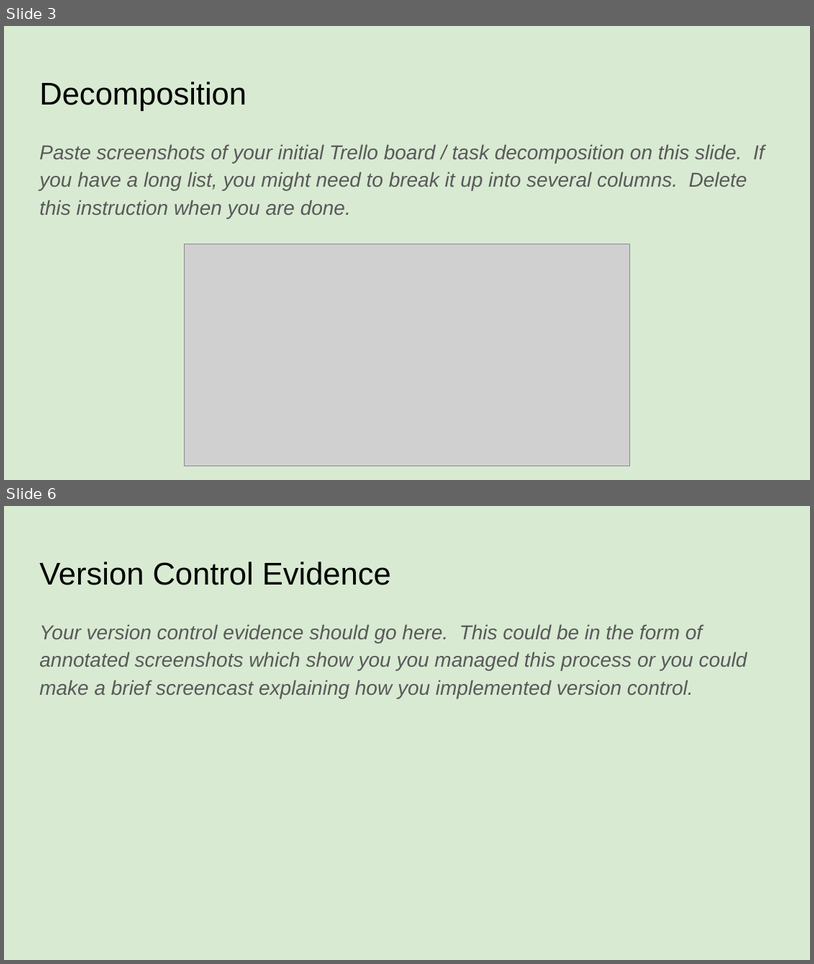
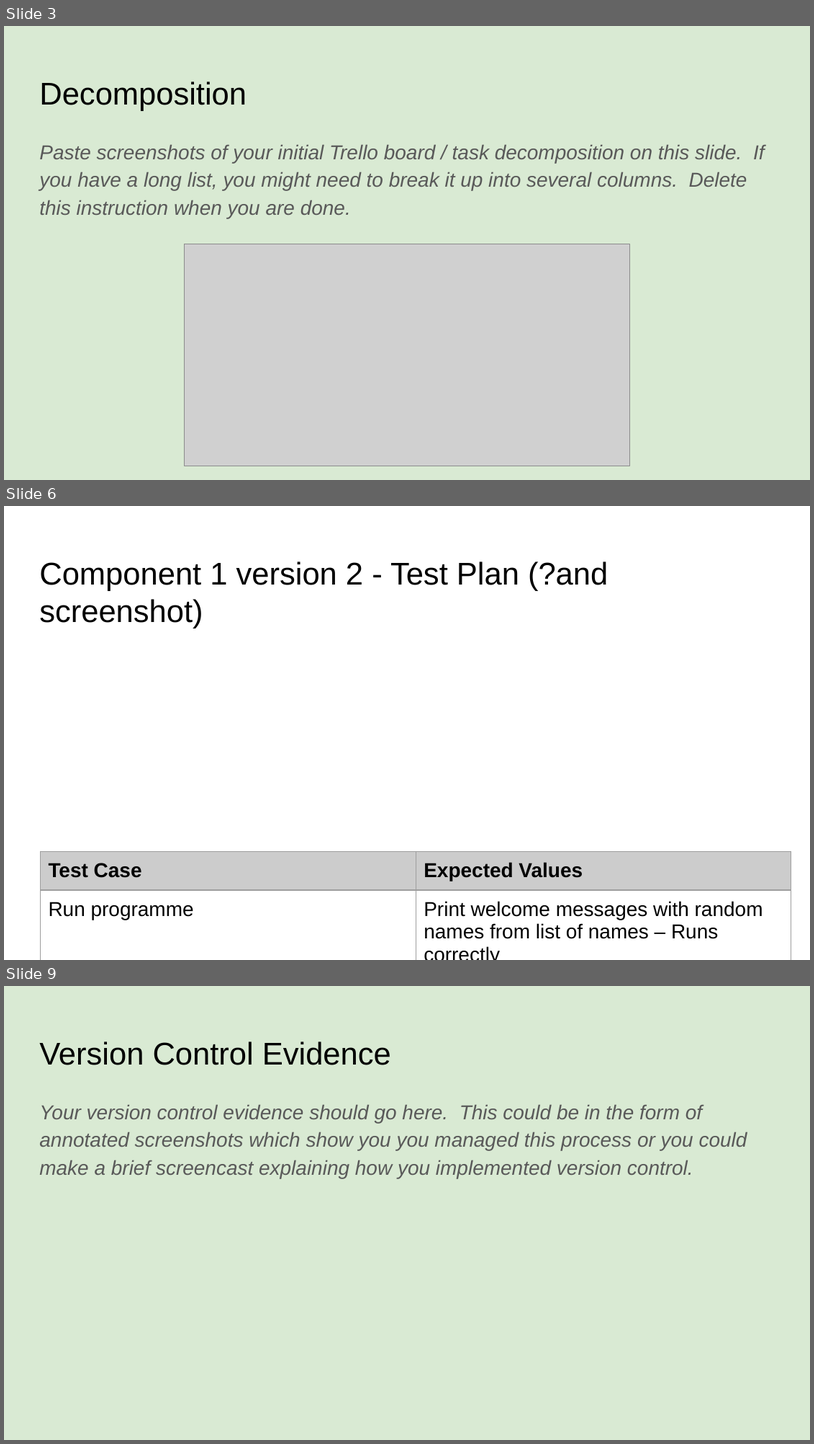
Before and after one commit to Joemamasahbsdh/pizza.bot, a slide deck: 022_91893+_+91897+Documentation.pptx. Shown one above the other, each under a label of ours: slides 3 and 6 before the commit, slides 3, 6 and 9 after it; the slides between them are not shown. The pictures are 814x964 and 814x1444 pixels, drawn with LibreOffice and Linux fonts; fonts in the diff are those of the drawing; grey boxes stand for pictures. Boxes give left, top, right and bottom in pixels: in the first picture for what was removed or moved away, otherwise in the second. Text is boxed around its words. In the diff, an @@ line names an element or a change of style, - is before the commit and + after.

Commit message:
Created welcome v2
Changed the welcome message code into a function. Also created a main() function to call welcome()

```diff
--- a/022_91893+_+91897+Documentation.pptx
+++ b/022_91893+_+91897+Documentation.pptx
@@ slide 6 added at (4, 506, 810, 960), background #FFFFFF @@
@@ title added at (39, 561, 608, 628), 28 pt, text #000000 @@
+Component 1 version 2 - Test Plan (?and screenshot)
@@ table added at (40, 851, 792, 960), 2 rows, 2 columns @@
+Test Case | Expected Values
+Run programme | Print welcome messages with random names from list of names – Runs correctly
@@ what was slide 6 is now slide 9 @@
```
Also in this commit, not shown: 2 slides changed, 2 other slides added.
